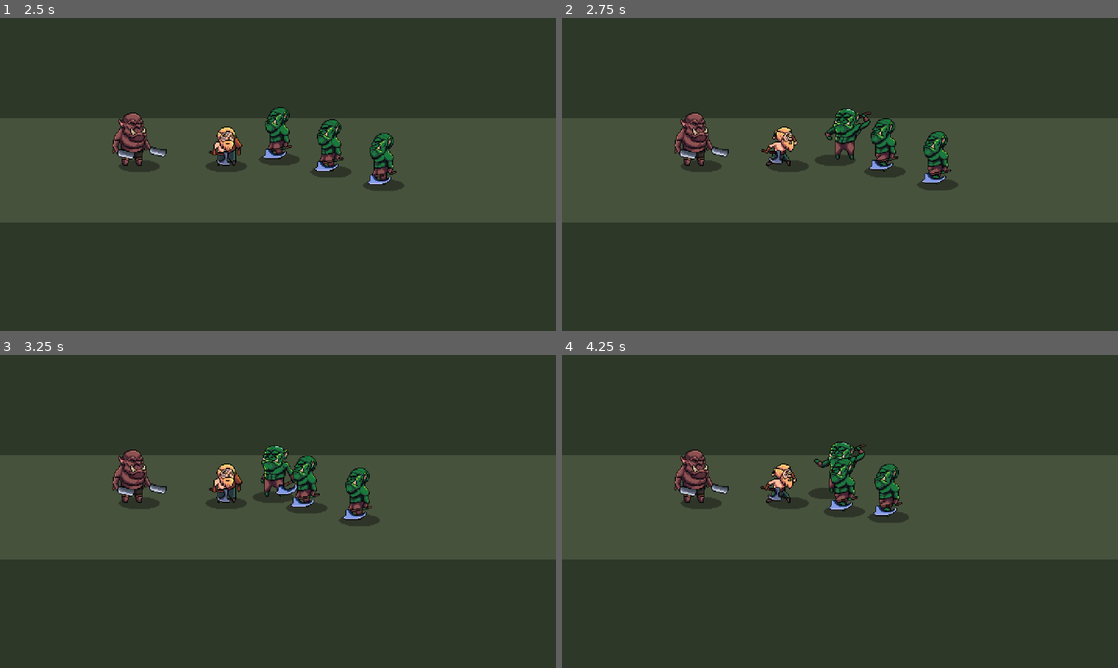
Above: before the commit, frames 1-4 (two rows, left to right).
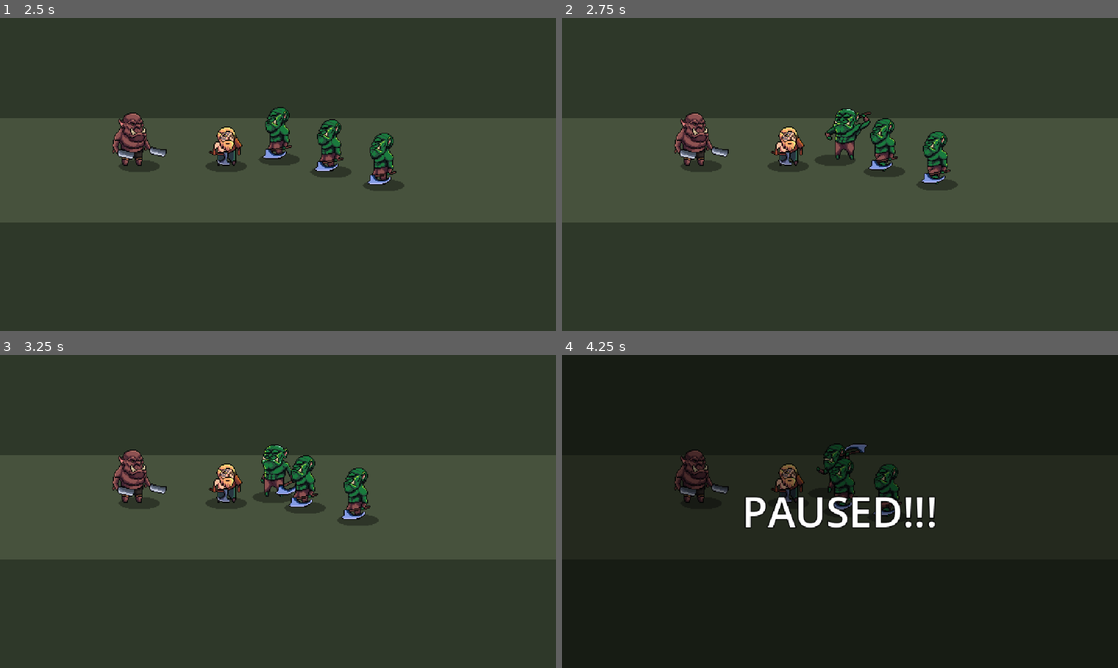
Above: after the commit, the same moments.

Repository: ironmoose/deathblood-lazer
Game: Godot game, scene res://scenes/main.tscn
The game is run twice, just before and just after one commit, with the same random seed, the same clock (stepped at 60 frames per second) and the same inputs.
Inputs:
- Up to frame 1 (2.5 s): tap Enter at 0.5 s
- Up to frame 2 (2.75 s): no input
- Up to frame 3 (3.25 s): no input
- Up to frame 4 (4.25 s): tap Escape (pause, bound only after the commit) at 4.15 s

Frame 1 is identical in both runs. In frame 2, 0.9% of the frame differs, in the area x 35-72%, y 32-55%; in frame 3, 1.1%; in frame 4, 99%, in the area x 0-100%, y 0-100%.
Error after the commit: Invalid type in function 'freeze' in base 'Node (hitstop.gd)'. The array of argument 2 (Array) does not have the same element type as the expected typed array …

Commit message:
Fix combat bugs + add pause overlay
- Enemy standoff deadzone: use <= for attack range check, widen
  Y_ATTACK_TOLERANCE to 25px, keep Y-axis alignment at standoff
- Y-axis hitbox proximity: 28px belt-depth check prevents cross-lane hits
- HitStop per-entity: freeze only attacker+target (not global time_scale),
  with re-entrancy guard and frame-accurate animation resume
- Pause overlay: Escape/Start toggles pause with PAUSED!!! text overlay

Diff:
--- a/project.godot
+++ b/project.godot
@@ -20,6 +20,7 @@
 InputManager="*res://scripts/managers/input_manager.gd"
 HitStop="*res://scripts/combat/hitstop.gd"
 EnemyGroupManager="*res://scripts/managers/enemy_group_manager.gd"
+PauseOverlay="*res://scripts/ui/pause_overlay.gd"
 
 [display]
 
@@ -171,6 +172,12 @@
 , Object(InputEventJoypadButton,"resource_local_to_scene":false,"resource_name":"","device":1,"button_index":7,"pressure":0.0,"pressed":true,"script":null)
 ]
 }
+pause={
+"deadzone": 0.5,
+"events": [Object(InputEventKey,"resource_local_to_scene":false,"resource_name":"","device":-1,"window_id":0,"alt_pressed":false,"shift_pressed":false,"ctrl_pressed":false,"meta_pressed":false,"pressed":false,"keycode":4194305,"physical_keycode":0,"key_label":0,"unicode":0,"location":0,"echo":false,"script":null)
+, Object(InputEventJoypadButton,"resource_local_to_scene":false,"resource_name":"","device":-1,"button_index":6,"pressure":0.0,"pressed":true,"script":null)
+]
+}
 
 [layer_names]
 
--- a/scripts/combat/hitbox.gd
+++ b/scripts/combat/hitbox.gd
@@ -6,6 +6,8 @@
 ## [method deactivate] when it ends (or on animation finish).
 class_name Hitbox
 extends Area2D
+
+const Y_HIT_TOLERANCE: float = 28.0
 
 @export var damage: int = 10
 @export var knockback_force: float = 100.0
@@ -37,5 +39,11 @@
 	if area is Hurtbox:
 		var target: Node = area.owner_entity
 		if target and target != owner_entity and target not in _hit_targets:
+			# Y-axis depth check for 2.5D belt alignment.
+			var owner_2d := owner_entity as Node2D
+			var target_2d := target as Node2D
+			if owner_2d and target_2d:
+				if absf(owner_2d.global_position.y - target_2d.global_position.y) > Y_HIT_TOLERANCE:
+					return
 			_hit_targets.append(target)
 			area.take_damage(damage, knockback_force, hitstun_duration, owner_entity)
--- a/scripts/combat/hitstop.gd
+++ b/scripts/combat/hitstop.gd
@@ -1,17 +1,51 @@
-## Autoload singleton for hitstop (frame-freeze) effects.
+## Autoload singleton for per-entity hitstop (frame-freeze) effects.
 ##
-## Call [code]HitStop.freeze(0.05)[/code] on hit to briefly pause the game
-## for impactful combat feel.
+## Call [code]HitStop.freeze(0.05, [attacker, target])[/code] on hit to briefly
+## pause only the involved entities for impactful combat feel.
 extends Node
 
-var _frozen: bool = false
 
+func freeze(duration: float, entities: Array[Node] = []) -> void:
+	if entities.is_empty():
+		return
 
-func freeze(duration: float) -> void:
-	if _frozen:
-		return
-	_frozen = true
-	Engine.time_scale = 0.05
+	# Pause each entity's animation and physics.
+	for entity: Node in entities:
+		if not is_instance_valid(entity):
+			continue
+		# Skip if already frozen — don't stomp the saved velocity.
+		if entity.has_meta("_hitstop_active"):
+			continue
+		entity.set_meta("_hitstop_active", true)
+		var sprite := entity.get_node_or_null("AnimatedSprite2D") as AnimatedSprite2D
+		if sprite:
+			entity.set_meta("_hitstop_frame", sprite.frame)
+			entity.set_meta("_hitstop_progress", sprite.frame_progress)
+			sprite.pause()
+		if entity is CharacterBody2D:
+			entity.set_meta("_hitstop_vel", entity.velocity)
+			entity.velocity = Vector2.ZERO
+
+	# Wait using a SceneTree timer (process_always=true so it fires regardless).
 	await get_tree().create_timer(duration, true, false, true).timeout
-	Engine.time_scale = 1.0
-	_frozen = false
+
+	# Restore each entity.
+	for entity: Node in entities:
+		if not is_instance_valid(entity):
+			continue
+		if not entity.has_meta("_hitstop_active"):
+			continue
+		entity.remove_meta("_hitstop_active")
+		var sprite := entity.get_node_or_null("AnimatedSprite2D") as AnimatedSprite2D
+		if sprite:
+			var anim: StringName = sprite.animation
+			var frame_idx: int = entity.get_meta("_hitstop_frame", 0)
+			var frame_prog: float = entity.get_meta("_hitstop_progress", 0.0)
+			sprite.play(anim)
+			sprite.frame = frame_idx
+			sprite.frame_progress = frame_prog
+			entity.remove_meta("_hitstop_frame")
+			entity.remove_meta("_hitstop_progress")
+		if entity is CharacterBody2D and entity.has_meta("_hitstop_vel"):
+			entity.velocity = entity.get_meta("_hitstop_vel")
+			entity.remove_meta("_hitstop_vel")
--- a/scripts/enemies/enemy_base.gd
+++ b/scripts/enemies/enemy_base.gd
@@ -29,7 +29,7 @@
 const VERTICAL_SPEED_FACTOR: float = 0.7
 
 ## Y-axis tolerance for lining up to attack.
-const Y_ATTACK_TOLERANCE: float = 15.0
+const Y_ATTACK_TOLERANCE: float = 25.0
 
 ## Brief pause in IDLE before re-acquiring a target.
 const IDLE_THINK_TIME: float = 0.4
@@ -238,8 +238,12 @@
 
 	var move_velocity: Vector2
 	if dist_to_target <= STANDOFF_DISTANCE:
-		# Close enough — don't push into the player, just apply separation.
-		move_velocity = Vector2.ZERO
+		# At standoff — stop X but keep aligning Y if needed.
+		var y_diff: float = _target.global_position.y - global_position.y
+		if absf(y_diff) > Y_ATTACK_TOLERANCE - 5.0:
+			move_velocity = Vector2(0.0, signf(y_diff) * move_speed * VERTICAL_SPEED_FACTOR)
+		else:
+			move_velocity = Vector2.ZERO
 	else:
 		move_velocity = Vector2(
 			dir.x * move_speed,
@@ -311,7 +315,10 @@
 		if attacker_2d:
 			var dir: float = sign(global_position.x - attacker_2d.global_position.x)
 			velocity = Vector2(dir * knockback, 0.0)
-	HitStop.freeze(0.05)
+	var _hit_entities: Array = [self]
+	if attacker and is_instance_valid(attacker):
+		_hit_entities.append(attacker)
+	HitStop.freeze(0.05, _hit_entities)
 	if health.is_dead():
 		_change_state(State.DEATH)
 	else:
@@ -360,7 +367,7 @@
 func _is_in_attack_range(target: Node2D) -> bool:
 	var dist: float = global_position.distance_to(target.global_position)
 	var y_close: float = absf(global_position.y - target.global_position.y)
-	return dist < attack_range and y_close < Y_ATTACK_TOLERANCE
+	return dist <= attack_range and y_close < Y_ATTACK_TOLERANCE
 
 
 # ===========================================================================
--- a/scripts/player/player.gd
+++ b/scripts/player/player.gd
@@ -557,7 +557,10 @@
 	if attacker and is_instance_valid(attacker):
 		var dir: float = sign(global_position.x - (attacker as Node2D).global_position.x)
 		velocity = Vector2(dir * knockback, 0)
-	HitStop.freeze(0.05)
+	var _hit_entities: Array = [self]
+	if attacker and is_instance_valid(attacker):
+		_hit_entities.append(attacker)
+	HitStop.freeze(0.05, _hit_entities)
 	if health.is_dead():
 		_change_state(State.DEAD)
 	elif _state == State.KNOCKDOWN:
--- /dev/null
+++ b/scripts/ui/pause_overlay.gd
@@ -0,0 +1,53 @@
+## Autoload pause overlay — freezes game and shows "PAUSED!!!" text.
+extends CanvasLayer
+
+
+var _paused: bool = false
+
+
+func _ready() -> void:
+	process_mode = Node.PROCESS_MODE_ALWAYS
+	layer = 100
+
+	# Dark semi-transparent background.
+	var bg := ColorRect.new()
+	bg.color = Color(0, 0, 0, 0.5)
+	bg.set_anchors_and_offsets_preset(Control.PRESET_FULL_RECT)
+	add_child(bg)
+
+	# Center container for the label.
+	var center := CenterContainer.new()
+	center.set_anchors_and_offsets_preset(Control.PRESET_FULL_RECT)
+	add_child(center)
+
+	# Big PAUSED!!! text.
+	var label := Label.new()
+	label.text = "PAUSED!!!"
+	label.add_theme_font_size_override("font_size", 48)
+	label.add_theme_color_override("font_color", Color.WHITE)
+	label.add_theme_color_override("font_outline_color", Color.BLACK)
+	label.add_theme_constant_override("outline_size", 4)
+	label.horizontal_alignment = HORIZONTAL_ALIGNMENT_CENTER
+	label.vertical_alignment = VERTICAL_ALIGNMENT_CENTER
+	center.add_child(label)
+
+	# Start hidden.
+	_set_overlay_visible(false)
+
+
+func _unhandled_input(event: InputEvent) -> void:
+	if event.is_action_pressed("pause") and not event.is_echo():
+		_toggle_pause()
+		get_viewport().set_input_as_handled()
+
+
+func _toggle_pause() -> void:
+	_paused = not _paused
+	get_tree().paused = _paused
+	_set_overlay_visible(_paused)
+
+
+func _set_overlay_visible(show: bool) -> void:
+	for child in get_children():
+		if child is CanvasItem:
+			child.visible = show
